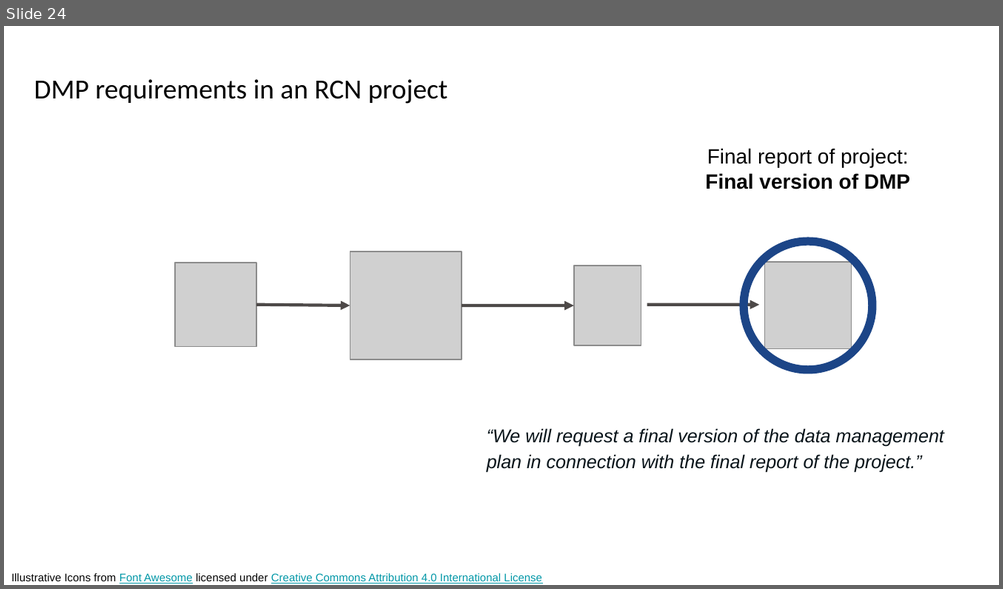
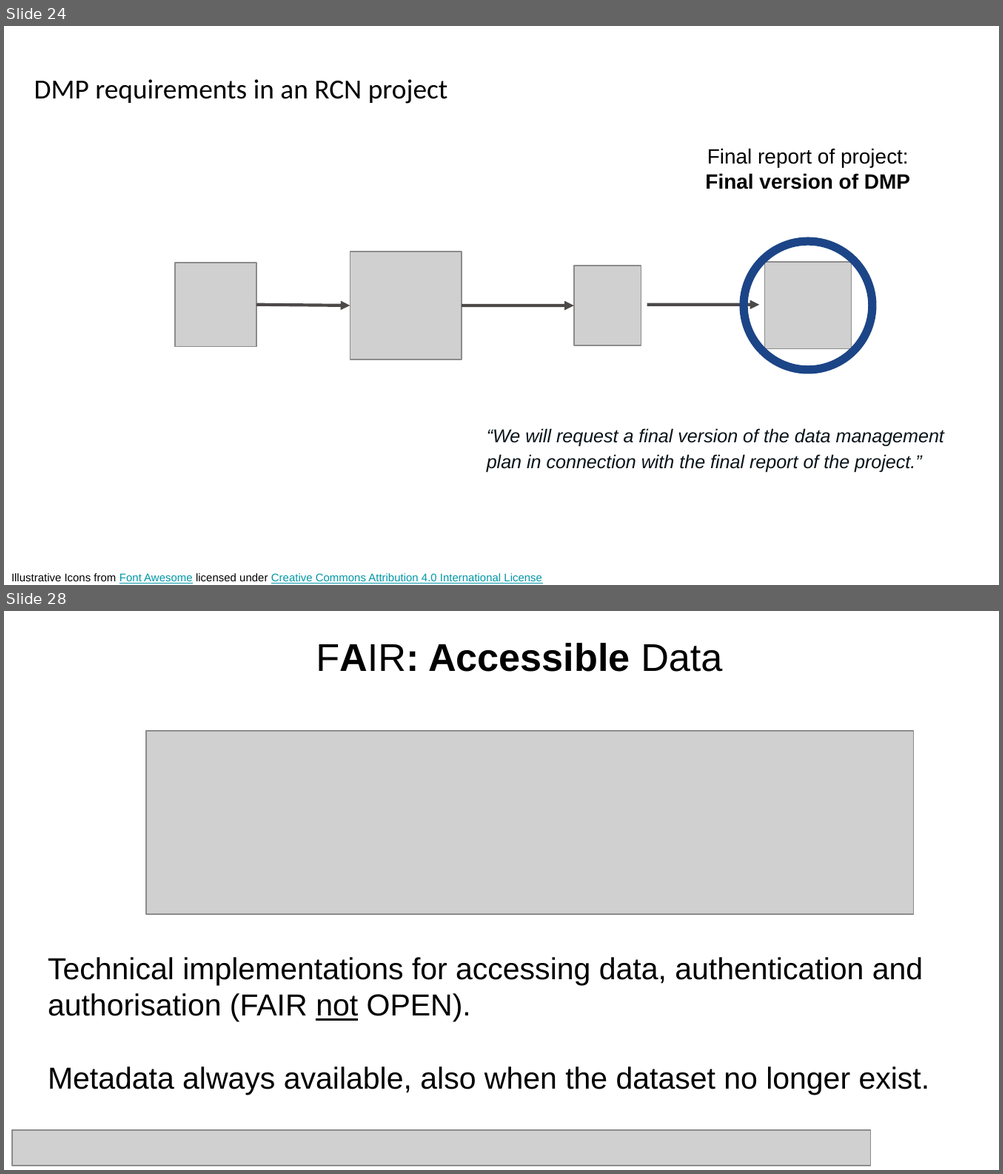
Before and after one commit to ELIXIR-Norway-Training/DMP-writing-workshop, a slide deck: 02_DMP_requirements.odp. Shown one above the other, each under a label of ours: slide 24 before the commit, slides 24 and 28 after it; the slides between them are not shown. The pictures are 1003x589 and 1003x1174 pixels, drawn with LibreOffice and Linux fonts; fonts in the diff are those of the drawing; grey boxes stand for pictures. Boxes give left, top, right and bottom in pixels: in the first picture for what was removed or moved away, otherwise in the second. Text is boxed around its words. In the diff, an @@ line names an element or a change of style, - is before the commit and + after.

```diff
--- a/02_DMP_requirements.odp
+++ b/02_DMP_requirements.odp
@@ slide 28 added at (4,611,999,1170), background #FFFFFF @@
@@ title added at (316,643,722,672), 28 pt, text #000000, bold @@
+FAIR: Accessible Data
@@ picture added at (146,732,913,915) @@
@@ text added at (48,957,930,1095), 22 pt, text #000000 @@
+Technical implementations for accessing data, authentication and authorisation (FAIR not OPEN).
+Metadata always available, also when the dataset no longer exist.
@@ picture added at (12,1130,871,1166) @@
```
Also in this commit, not shown: 1 slide changed, 16 other slides added, 8 slides removed, 1 other file.
